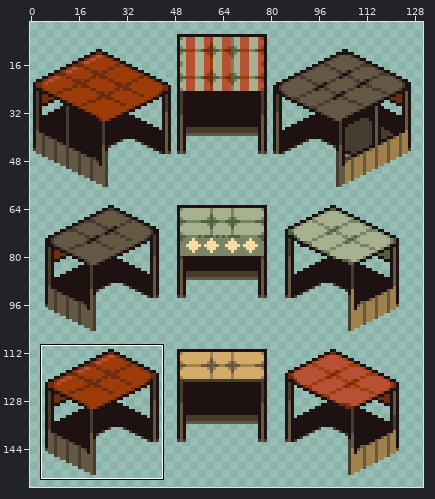
Two versions of one sprite sheet, Assets/Graphics/World/Materials/festival backsprites.png. Above: a wide view before the commit, with the close-up outlined.
Close-up. The starting point:
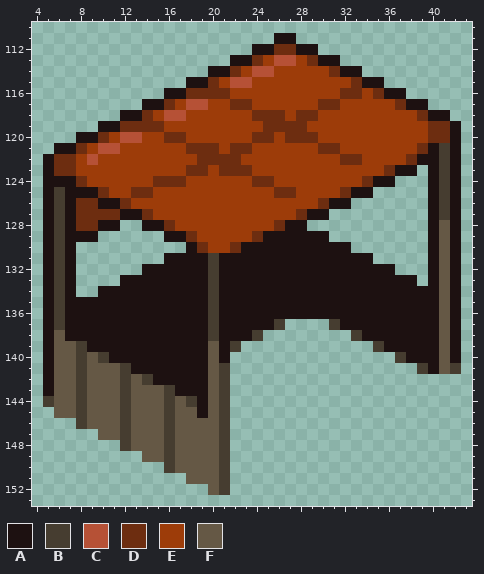
The file is 256x256 pixels. Colours within 5 levels of each other are drawn and written as one. Shown: x 4..43, y 110..153. The wide view leaves out empty margins. The commit also changed other parts of the picture, which this record leaves out.
Palette (. is transparent): A #1d1111  B #463d30  C #b65136  D #6d2d10  E #9d3c09  F #655845
Pixels before, first column x 5:
111 .....................AA...............
112 ...................AADDAA.............
113 .................AADECCEDAA...........
114 ...............AADECCEEEEEDAA.........
115 .............AADECCEEEEEEEEEDAA.......
116 ...........AADDDDEEEEEEEEEEDDEDAA.....
117 .........AADECCEEDDEEEEEEDDEEEEEDAA...
118 .......AADECCEEEEEEDDDEDDEEEEEEEEEDAA.
119 .....AADDDDEEEEEEEEEDDDDEEEEEEEEEEEDDA
120 ...AADECCEEDDEEEEEEDDEDDDEEEEEEEEEEDDA
121 .AADECCEEEEEEDDDEDDEEEEEEDDEEEEEEEDABA
122 ADDECEEEEEEEEEDDDDEEEEEEEEEDDEEEEDAABA
123 ADDEEEEEEEEEEDDEDDDEEEEEEEEEEEEDAA.ABA
124 AAADEEEEEEDDDEEEEEEDDEEEEEEEEDAA...ABA
125 ABAAADEEDDEEEEEEEEEEEDDEEEEDAA.....ABA
126 ABADDAADEEEEEEEEEEEEEEEEEDAA.......ABA
127 ABADDDDAADEEEEEEEEEEEEEDAA.........ABA
128 ABADDAA..AADEEEEEEEEEDAA...........AFA
129 ABAAA......AADEEEEEDAAAAAA.........AFA
130 ABA..........ADEEDAAAAAAAAAA.......AFA
131 ABA........AAAABAAAAAAAAAAAAAA.....AFA
132 ABA......AAAAAABAAAAAAAAAAAAAAAA...AFA
133 ABA....AAAAAAAABAAAAAAAAAAAAAAAAAA.AFA
134 ABA..AAAAAAAAAABAAAAAAAAAAAAAAAAAAAAFA
135 ABAAAAAAAAAAAAABAAAAAAAAAAAAAAAAAAAAFA
136 ABAAAAAAAAAAAAABAAAAAAAAAAAAAAAAAAAAFA
137 ABAAAAAAAAAAAAABAAAAAB....BAAAAAAAAAFA
138 AFAAAAAAAAAAAAABAAAB........BAAAAAAAFA
139 AFFBAAAAAAAAAAAFAB............BAAAAAFA
140 AFFBFBAAAAAAAAAFA...............BAAAFA
141 AFFBFFFBAAAAAAAFB.................BAFB
142 AFFBFFFBFBAAAAAFB.....................
143 AFFBFFFBFFFBAAAFB.....................
144 BFFBFFFBFFFBFBAFB.....................
145 .FFBFFFBFFFBFFAFB.....................
146 ...BFFFBFFFBFFFFB.....................
147 .....FFBFFFBFFFFB.....................
148 .......BFFFBFFFFB.....................
149 .........FFBFFFFB.....................
150 ...........BFFFFB.....................
151 .............FFFB.....................
152 ...............FB.....................
Once edited:
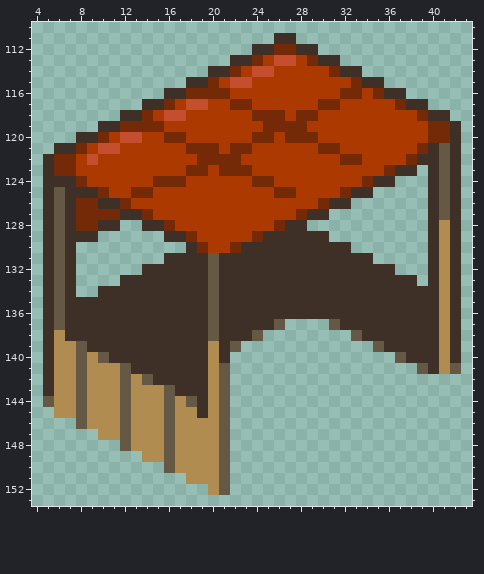
The edit:
colour A: #1d1111 -> #3e3026
colour B: #463d30 -> #655845
colour C: #b65136 -> #c54e2e
colour D: #6d2d10 -> #742907
colour E: #9d3c09 -> #ab3900
colour F: #655845 -> #b08c50
